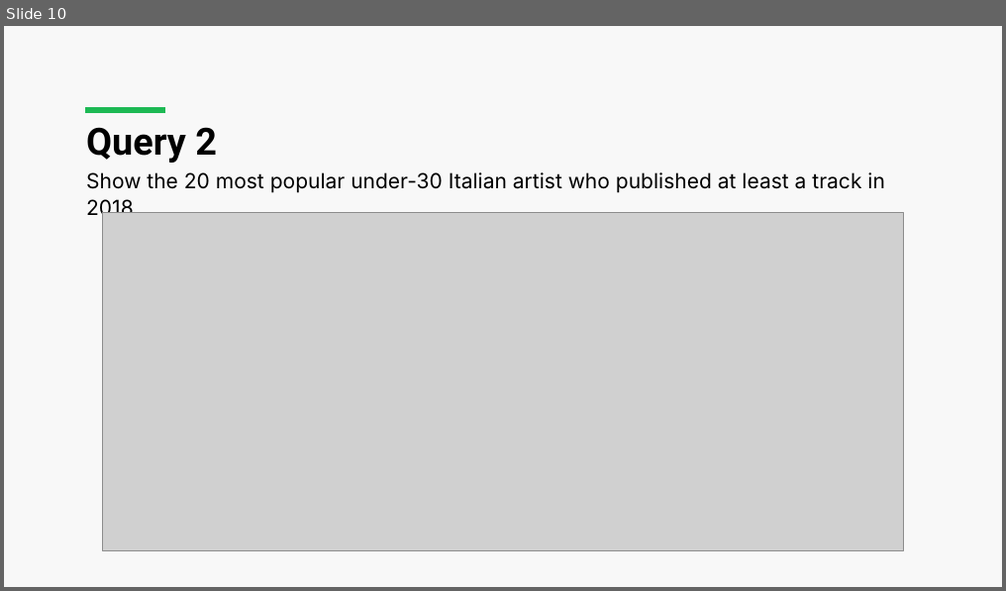
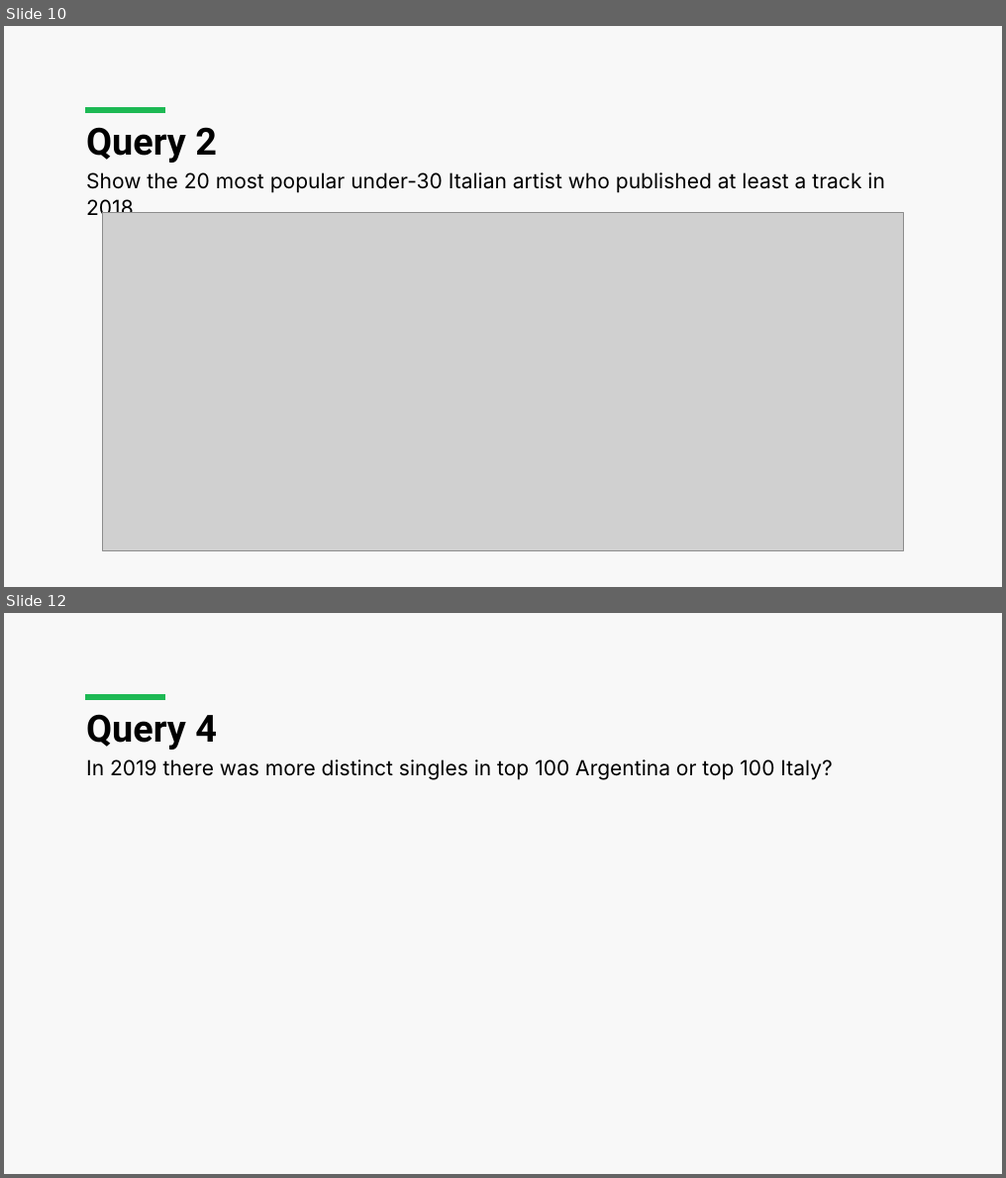
Before and after one commit to luca-martinelli-09/spotify-lod, a slide deck: Spotify_Presentation.pptx. Shown one above the other, each under a label of ours: slide 10 before the commit, slides 10 and 12 after it; the slides between them are not shown. The pictures are 1006x591 and 1006x1178 pixels, drawn with LibreOffice and Linux fonts; fonts in the diff are those of the drawing; grey boxes stand for pictures. Boxes give left, top, right and bottom in pixels: in the first picture for what was removed or moved away, otherwise in the second. Text is boxed around its words. In the diff, an @@ line names an element or a change of style, - is before the commit and + after.

```diff
--- a/Spotify_Presentation.pptx
+++ b/Spotify_Presentation.pptx
@@ slide 12 added at (x1=4, y1=613, x2=1002, y2=1174), background #F8F8F8; not listed: 1 template element that a slide beside it also shows @@
@@ title added at (x1=86, y1=714, x2=217, y2=750), 36 pt, text #000000, bold @@
+Query 4
@@ text added at (x1=86, y1=760, x2=832, y2=780), 20 pt, text #000000 @@
+In 2019 there was more distinct singles in top 100 Argentina or top 100 Italy?
```
Also in this commit, not shown: 1 slide changed, 8 other slides added, 1 other file.
